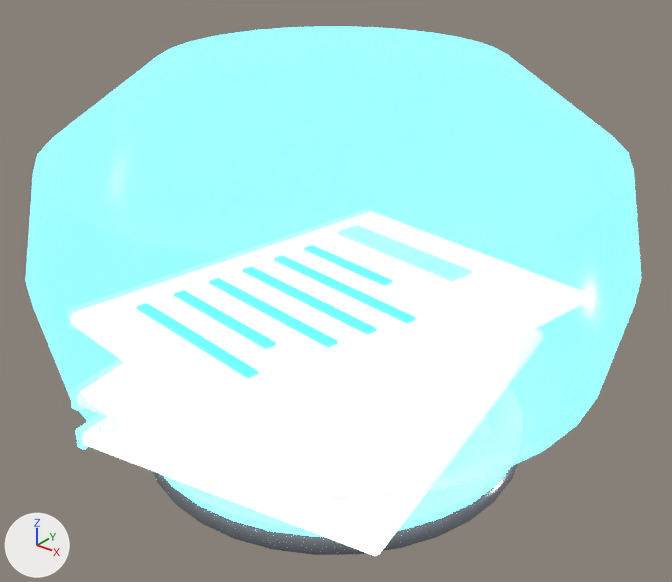
Before and after pictures for a commit that changed the glTF model assets/models/stations/document.glb.
Rendered twice from a 50 mm camera at (0.265, -0.329, 0.289) aimed at (0.005, -0.005, 0.087). Arrows for +X, +Y and +Z are at lower left; the lights stay in place. The older version comes first.

In view in the first picture: 'document'.
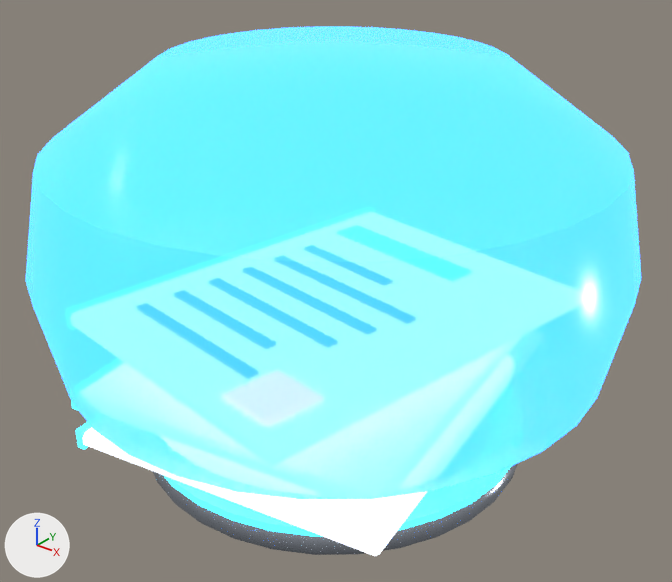
What differs and where, as boxes (x1, y1, x2, y2) in the pictures (672 x 582 px):
'document', surface changed, recoloured: (25, 26, 641, 541) in both

What the commit changed:
In material 'GlowCyan' (mat_glowcyan), emission_strength goes from 8.0 to 2.6.
Material 'Holo' (mat_holo) changes colour from cyan #59e1ff to blue #277cff; in linear values from (0.1, 0.75, 1.0) to (0.02, 0.2, 1.0).
In material 'Holo' (mat_holo), alpha goes from 0.4 to 0.8.
In material 'Holo' (mat_holo), emission_color goes from (0.1, 0.7, 1.0) (cyan #59daff) to (0.03, 0.24, 1.0) (blue #3086ff).
